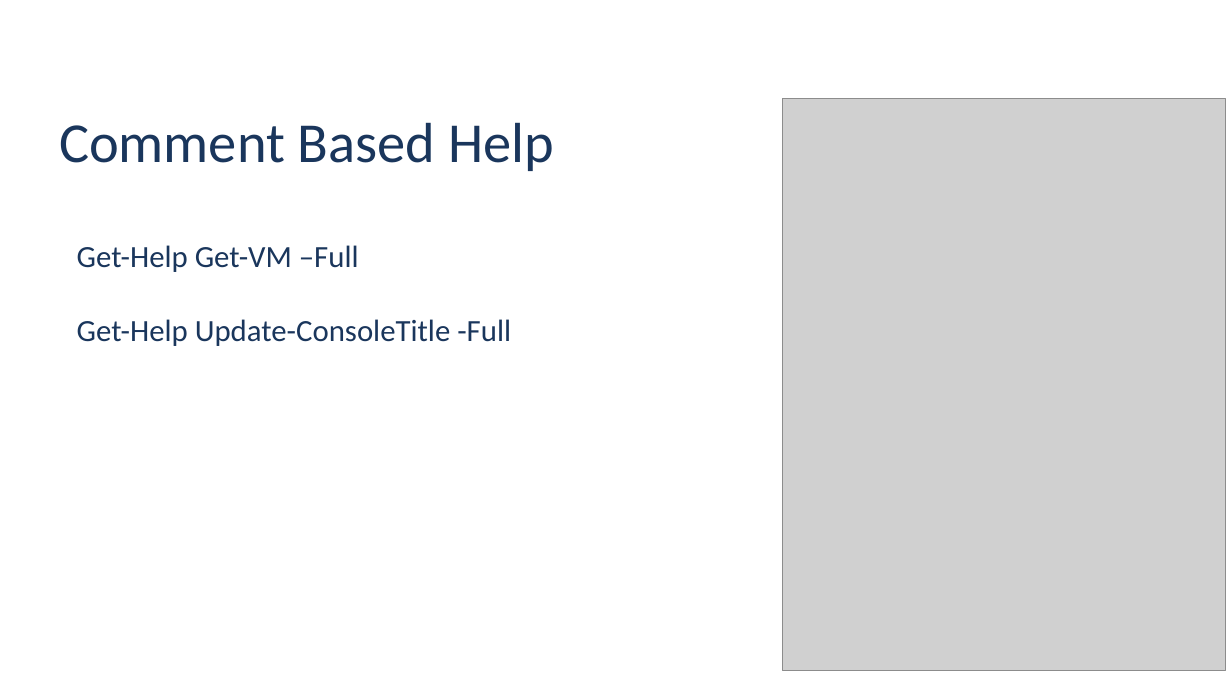
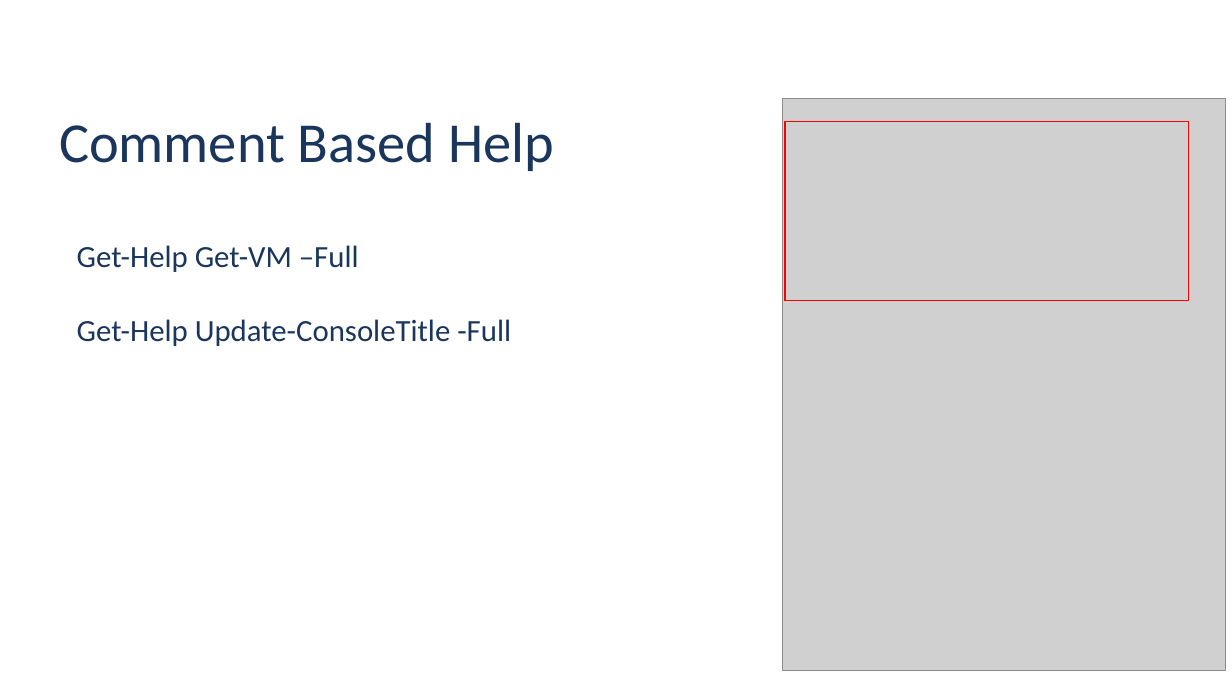
Before and after one commit to jpsider/Invoke-Automation, a slide deck: slide 14 of Powercli/PDX_VMUG_2023/UserCon-PPT-2023.pptx (slide 13 before the commit). Drawn at 1232x693 pixels with LibreOffice and Linux fonts; fonts in the diff are those of the drawing; grey boxes stand for pictures; background and template pictures are left out. Boxes give left, top, right and bottom in pixels: in the first picture for what was removed or moved away, otherwise in the second. Text is boxed around its words. In the diff, an @@ line names an element or a change of style, - is before the commit and + after.

```diff
--- a/Powercli/PDX_VMUG_2023/UserCon-PPT-2023.pptx
+++ b/Powercli/PDX_VMUG_2023/UserCon-PPT-2023.pptx
@@ rectangle added at (786, 122, 1189, 301), outline #FF0000 1 pt @@
```
Also in this commit, not shown: 10 other slides changed, 1 slide added, 1 other file.
